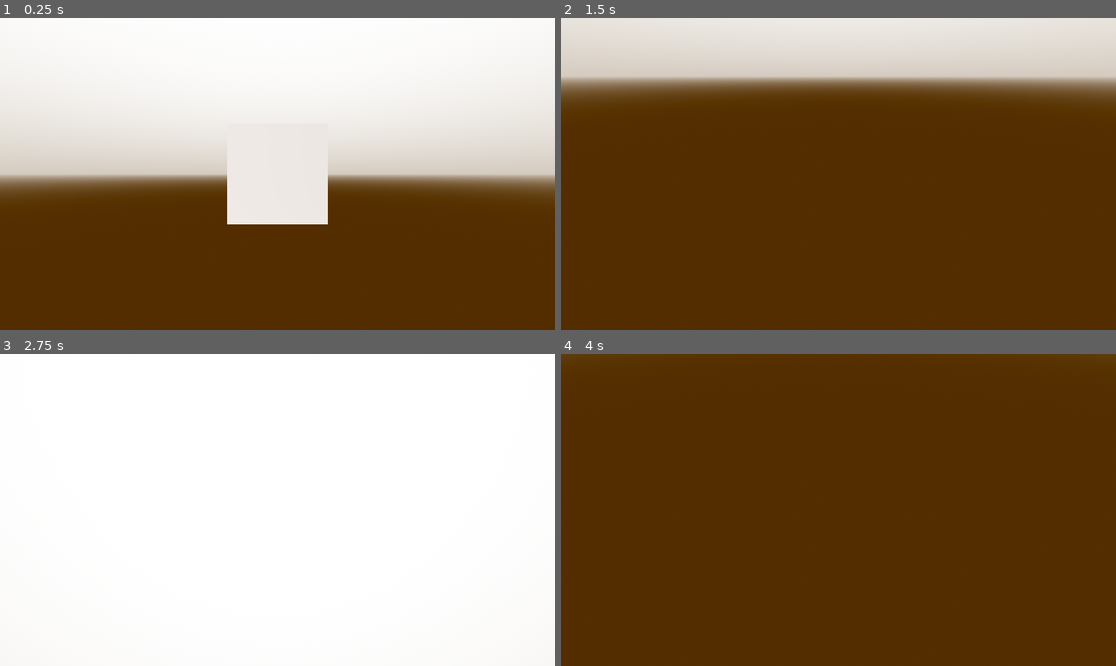
Above: before the commit, frames 1-4 (two rows, left to right).
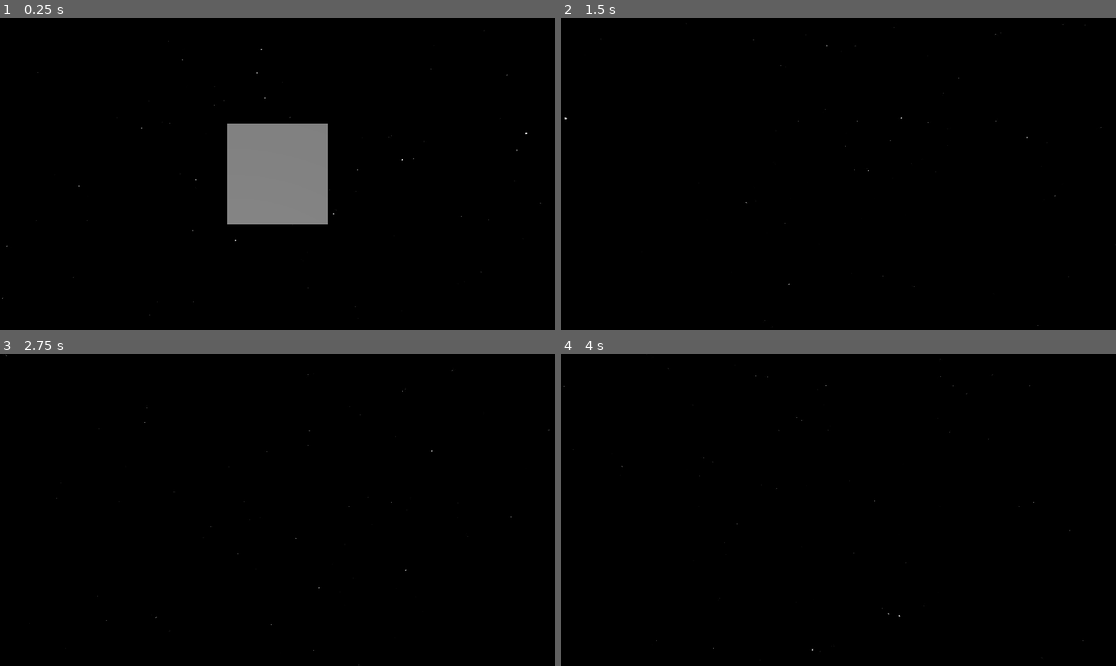
Above: after the commit, the same moments.

Repository: Ggury/The_Void
Game: Godot game, scene res://Scenes/main_level.tscn
Same seed, same stepped clock (60 frames per second), same inputs: the game is played once before the commit and once after it. The project has no main scene, so this scene is started directly.
Inputs (mouse positions are in pixels of both pictures, inside the frame that each line leads up to):
- Up to frame 1 (0.25 s): no input
- Up to frame 2 (1.5 s): tap Enter at 0.5 s; move the mouse to (960, 158) at 0.52 s; hold Right (ui_right) 0.53-1.28 s; hold C (Crawl) 0.53-1.28 s; tap Space (Jump) at 0.77, 1.25 s; move the mouse to (727, 189) at 1.27 s; hold Down (ui_down) from 1.28 s (still down); tap R (Radar) at 1.35 s
- Up to frame 3 (2.75 s): tap Space (Jump) at 1.52 s; tap Enter at 2 s; move the mouse to (333, 441) at 2.02 s; release Down (ui_down) at 2.03 s; hold Right (ui_right) from 2.03 s (still down); hold C (Crawl) from 2.03 s (still down)
- Up to frame 4 (4 s): tap Space (Jump) at 2.75, 3.02, 3.77 s; move the mouse to (810, 572) at 2.77 s; release Right (ui_right) at 2.78 s; release C (Crawl) at 2.78 s; hold Up (ui_up) 2.78-3.53 s; tap R (Radar) at 2.85 s; tap Enter at 3.5 s; move the mouse to (1005, 556) at 3.52 s; hold Left (ui_left) from 3.53 s (still down); hold C (Crawl) from 3.53 s (still down)

The runs differ from the first frame. In frame 1, 100% of the frame differs, in the area x 0-100%, y 0-100%; in frame 2, 100%; in frame 3, 100%; in frame 4, 100%.

Commit message:
added skybox

Diff:
--- a/Scenes/main_level.tscn
+++ b/Scenes/main_level.tscn
@@ -1,15 +1,16 @@
-[gd_scene load_steps=5 format=3 uid="uid://ccfr1aoxvyupl"]
+[gd_scene load_steps=6 format=3 uid="uid://cc2wfhhw0nxpc"]
 
+[ext_resource type="Texture2D" uid="uid://b07hdcrx28m6k" path="res://resources/panorama_image (5).png" id="1_n6nw6"]
 [ext_resource type="PackedScene" uid="uid://6ocovhf65imp" path="res://Player/main_player.tscn" id="1_yu2rs"]
 
-[sub_resource type="ProceduralSkyMaterial" id="ProceduralSkyMaterial_po064"]
-sky_top_color = Color(1, 1, 1, 1)
-sky_horizon_color = Color(0.831373, 0.795098, 0.75, 1)
-ground_bottom_color = Color(0.32549, 0.180392, 0, 1)
-ground_horizon_color = Color(0.831373, 0.795098, 0.75, 1)
+[sub_resource type="PanoramaSkyMaterial" id="PanoramaSkyMaterial_7cgmu"]
+panorama = ExtResource("1_n6nw6")
+filter = false
 
 [sub_resource type="Sky" id="Sky_3hevr"]
-sky_material = SubResource("ProceduralSkyMaterial_po064")
+sky_material = SubResource("PanoramaSkyMaterial_7cgmu")
+process_mode = 2
+radiance_size = 6
 
 [sub_resource type="Environment" id="Environment_mirf0"]
 background_mode = 2
Binary file added: resources/panorama_image (5).png
Not shown, added: resources/panorama_image (5).png.import
